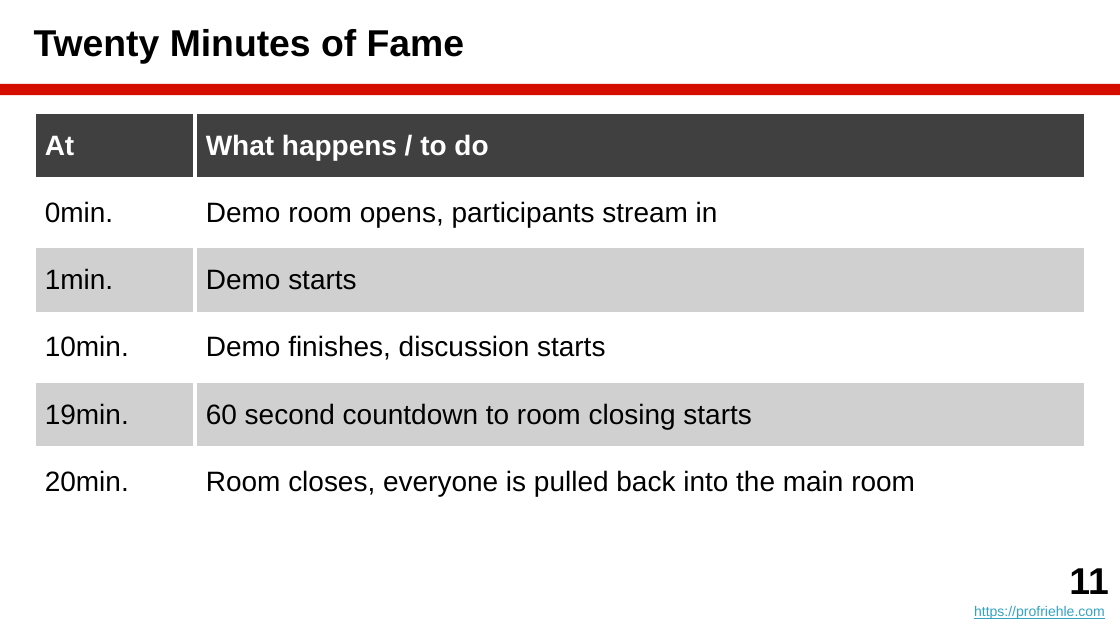
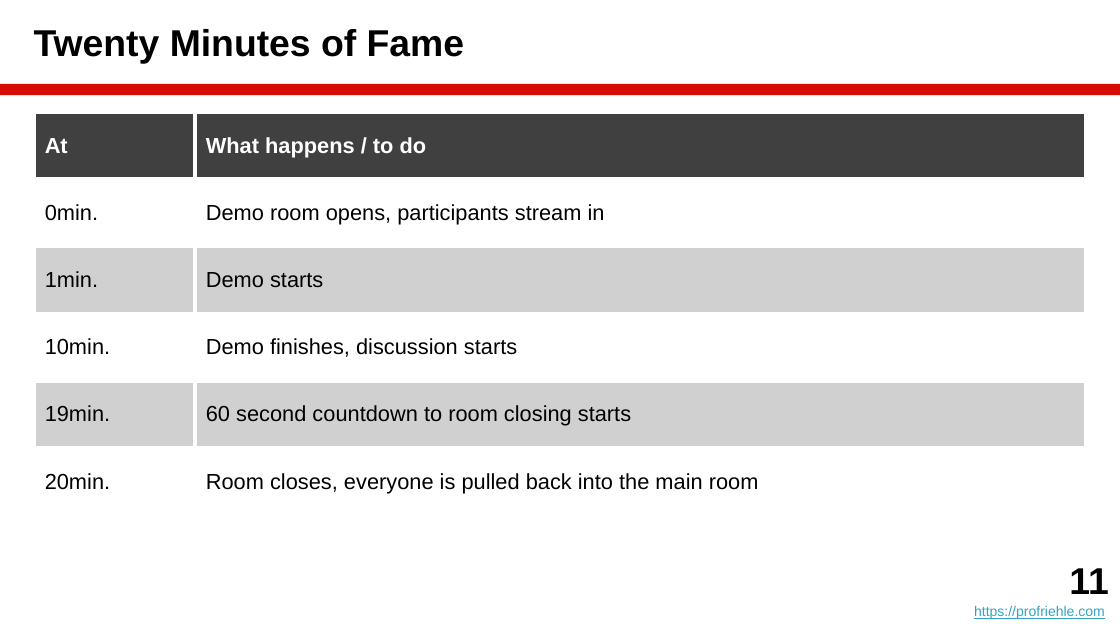
Before and after one commit to dirkriehle/amos-course, a slide deck: slide 11 of Lecture slides/AMOS C01 - Demo Day Preparation.pptx. Drawn at 1120x630 pixels with LibreOffice and Linux fonts; fonts in the diff are those of the drawing. Boxes give left, top, right and bottom in pixels: in the first picture for what was removed or moved away, otherwise in the second. Text is boxed around its words. In the diff, an @@ line names an element or a change of style, - is before the commit and + after.

```diff
--- a/Lecture slides/AMOS C01 - Demo Day Preparation.pptx
+++ b/Lecture slides/AMOS C01 - Demo Day Preparation.pptx
@@ table at (x1=34, y1=112, x2=1086, y2=497) @@
@@ size 18 to 14 pt @@
```
Also in this commit, not shown: 4 other slides changed, 15 other files.
